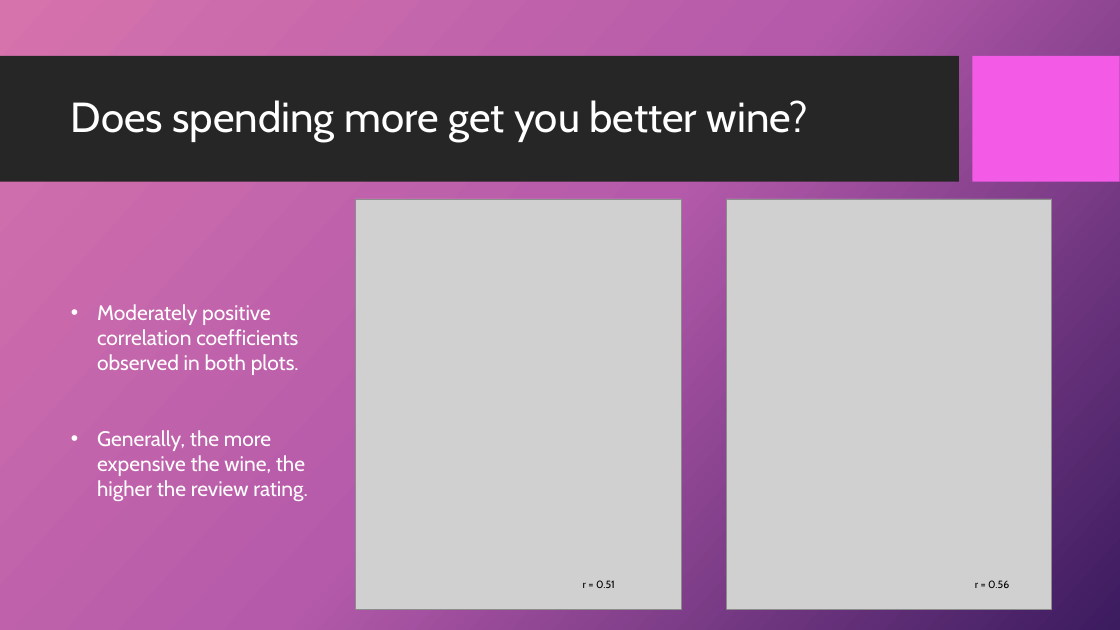
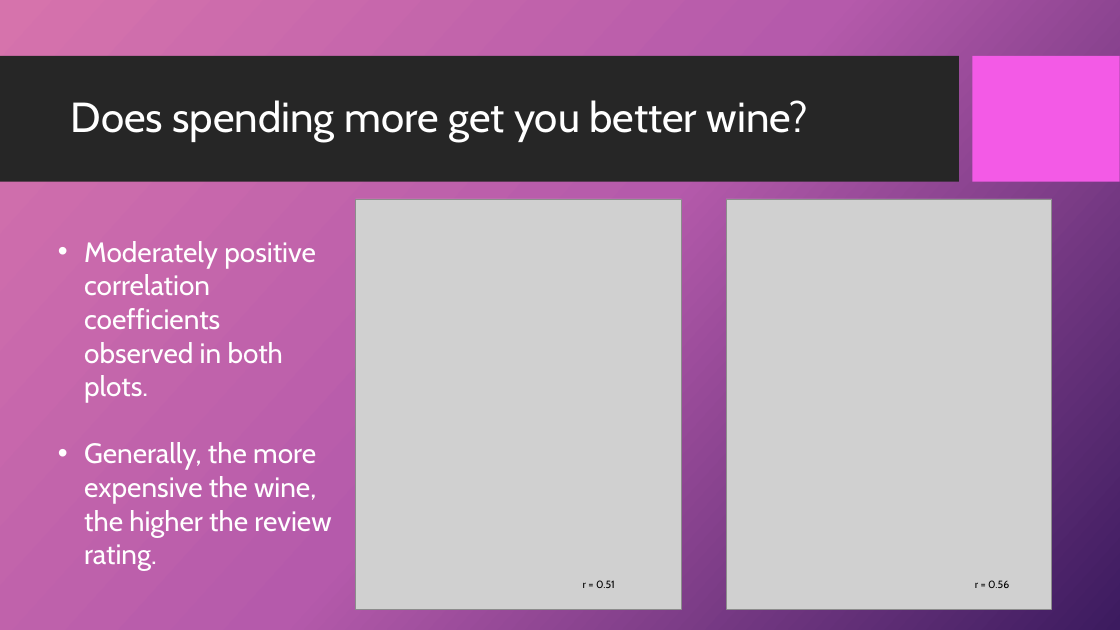
Before and after one commit to 4Reference/Project1, a slide deck: slide 10 of Data Science_Project 1_Group2.pptx (slide 11 before the commit). Drawn at 1120x630 pixels with LibreOffice and Linux fonts; fonts in the diff are those of the drawing; grey boxes stand for pictures; background and template pictures are left out. Boxes give left, top, right and bottom in pixels: in the first picture for what was removed or moved away, otherwise in the second. Text is boxed around its words. In the diff, an @@ line names an element or a change of style, - is before the commit and + after.

```diff
--- a/Data Science_Project 1_Group2.pptx
+++ b/Data Science_Project 1_Group2.pptx
@@ text "Moderately positive correlation coefficients observed ...": place and size @@
-text "Moderately positive correlation coefficients observed ..." at [97, 304, 307, 501]
+text "Moderately positive correlation coefficients observed ..." at [84, 241, 331, 571]
@@ text "Moderately positive correlation coefficients observed ..." at [84, 241, 331, 571]: size 18 to 24 pt @@
```
Also in this commit, not shown: 9 other slides changed, 1 slide added, 2 slides removed.
